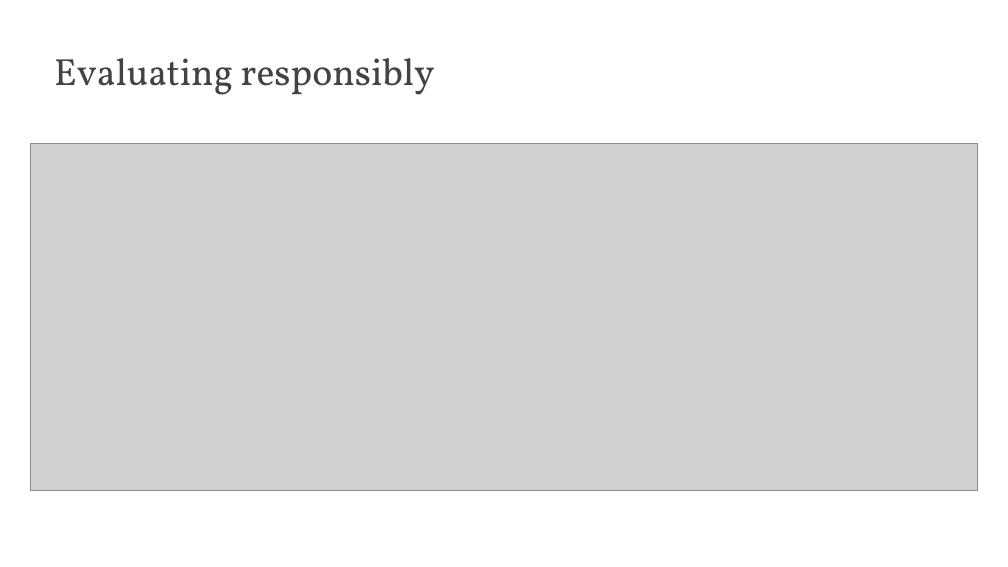
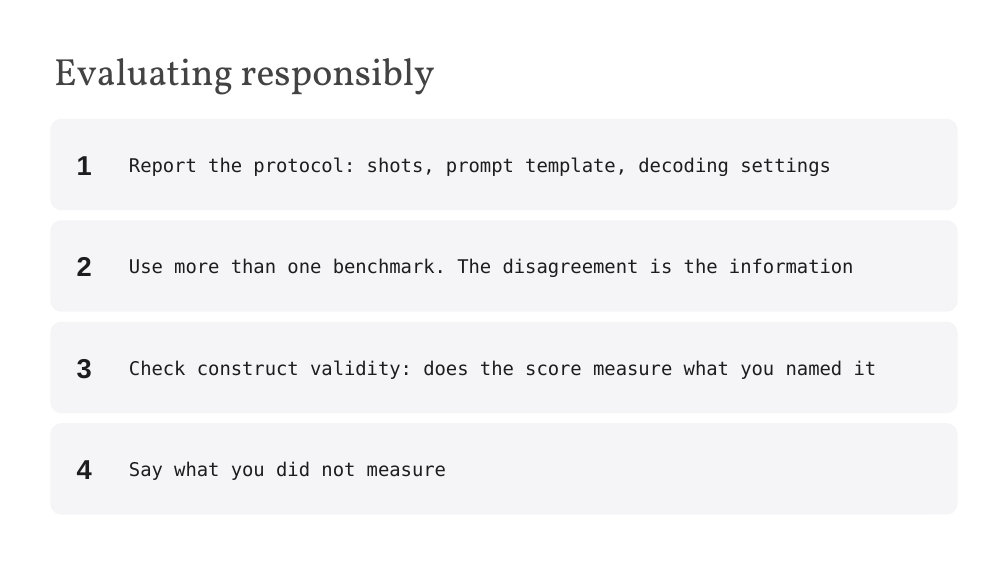
Before and after one commit to edavalosanaya/CSCI3495_NLP_LLMs_Student, a slide deck: slide 19 of weeks/week-11/class-02/lecture/slides.pptx. Drawn at 1008x567 pixels with LibreOffice and Linux fonts; fonts in the diff are those of the drawing; grey boxes stand for pictures; background and template pictures are left out. Boxes give left, top, right and bottom in pixels: in the first picture for what was removed or moved away, otherwise in the second. Text is boxed around its words. In the diff, an @@ line names an element or a change of style, - is before the commit and + after.

```diff
--- a/weeks/week-11/class-02/lecture/slides.pptx
+++ b/weeks/week-11/class-02/lecture/slides.pptx
@@ rounded rectangle added at box(50, 119, 958, 211), fill #F5F5F7 @@
@@ picture removed at box(30, 143, 978, 490) @@
@@ text added at box(77, 156, 92, 175), 19.5 pt, text #1D1D1F, bold @@
+1
@@ text added at box(129, 157, 831, 176), 13.5 pt, text #1D1D1F @@
+Report the protocol: shots, prompt template, decoding settings
@@ rounded rectangle added at box(50, 221, 958, 312), fill #F5F5F7 @@
@@ text added at box(77, 257, 92, 276), 19.5 pt, text #1D1D1F, bold @@
+2
@@ text added at box(129, 258, 854, 277), 13.5 pt, text #1D1D1F @@
+Use more than one benchmark. The disagreement is the information
@@ rounded rectangle added at box(50, 322, 958, 413), fill #F5F5F7 @@
@@ text added at box(77, 359, 92, 379), 19.5 pt, text #1D1D1F, bold @@
+3
@@ text added at box(129, 360, 877, 379), 13.5 pt, text #1D1D1F @@
+Check construct validity: does the score measure what you named it
@@ rounded rectangle added at box(50, 423, 958, 515), fill #F5F5F7 @@
@@ text added at box(77, 460, 92, 479), 19.5 pt, text #1D1D1F, bold @@
+4
@@ text added at box(129, 461, 446, 480), 13.5 pt, text #1D1D1F @@
+Say what you did not measure
```
Also in this commit, not shown: 15 other slides changed, 19 other files.
